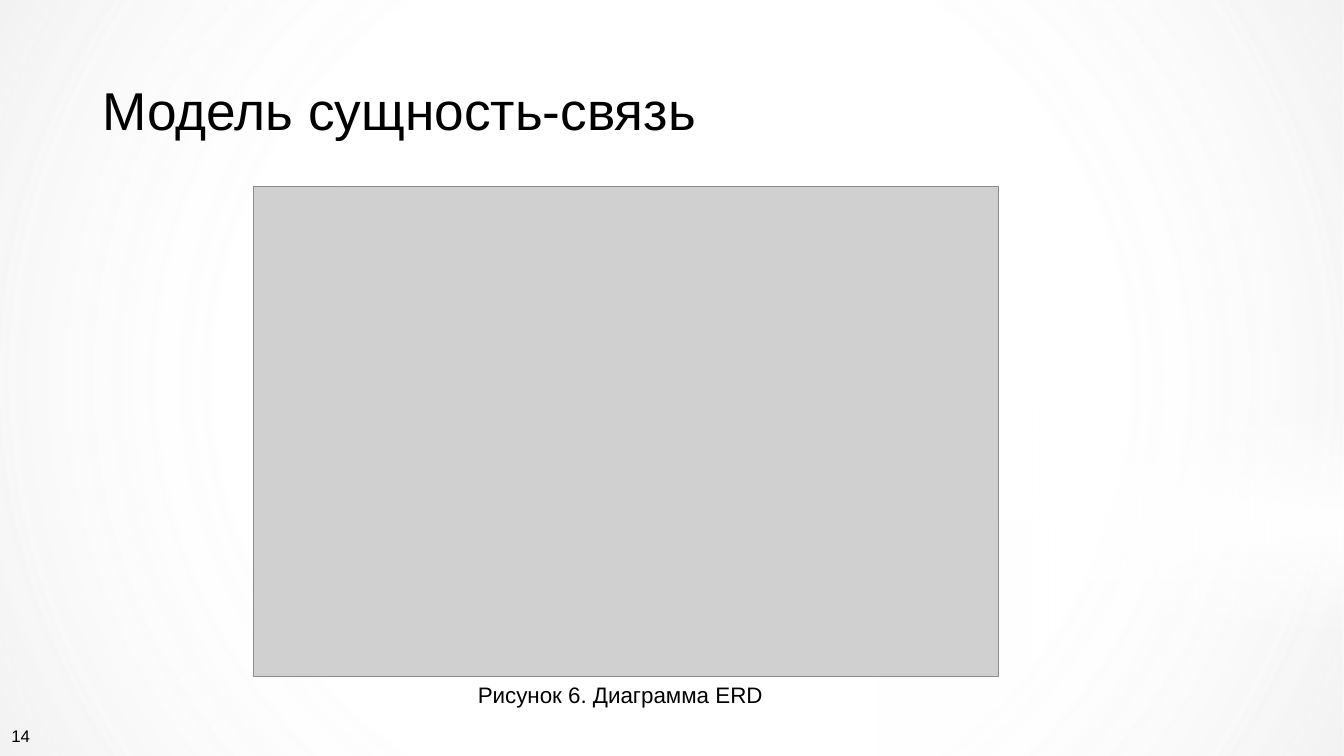
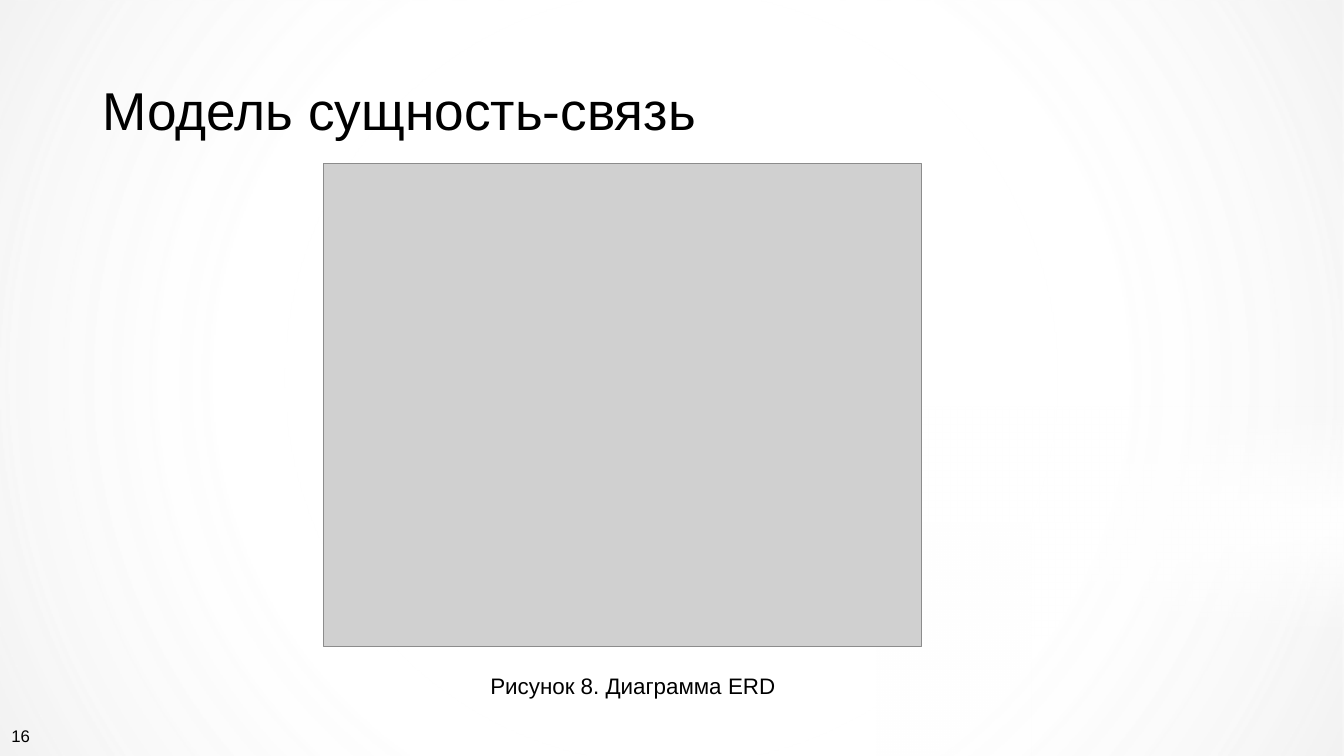
Before and after one commit to kirasmir2/VKR, a slide deck: slide 16 of Презентация ВКР.pptx (slide 14 before the commit). Drawn at 1344x756 pixels with LibreOffice and Linux fonts; fonts in the diff are those of the drawing; grey boxes stand for pictures; background and template pictures are left out. Boxes give left, top, right and bottom in pixels: in the first picture for what was removed or moved away, otherwise in the second. Text is boxed around its words. In the diff, an @@ line names an element or a change of style, - is before the commit and + after.

```diff
--- a/Презентация ВКР.pptx
+++ b/Презентация ВКР.pptx
@@ picture: place and size @@
-picture at [253,187,998,677]
+picture at [324,163,922,646]
@@ text at [490,678,775,699]: text changed @@
-Рисунок 6. Диаграмма ERD
+Рисунок 8. Диаграмма ERD
@@ page number at [11,730,30,742]: text changed @@
-14
+16
```
Also in this commit, not shown: 8 other slides changed, 2 slides added, 48 other files.
